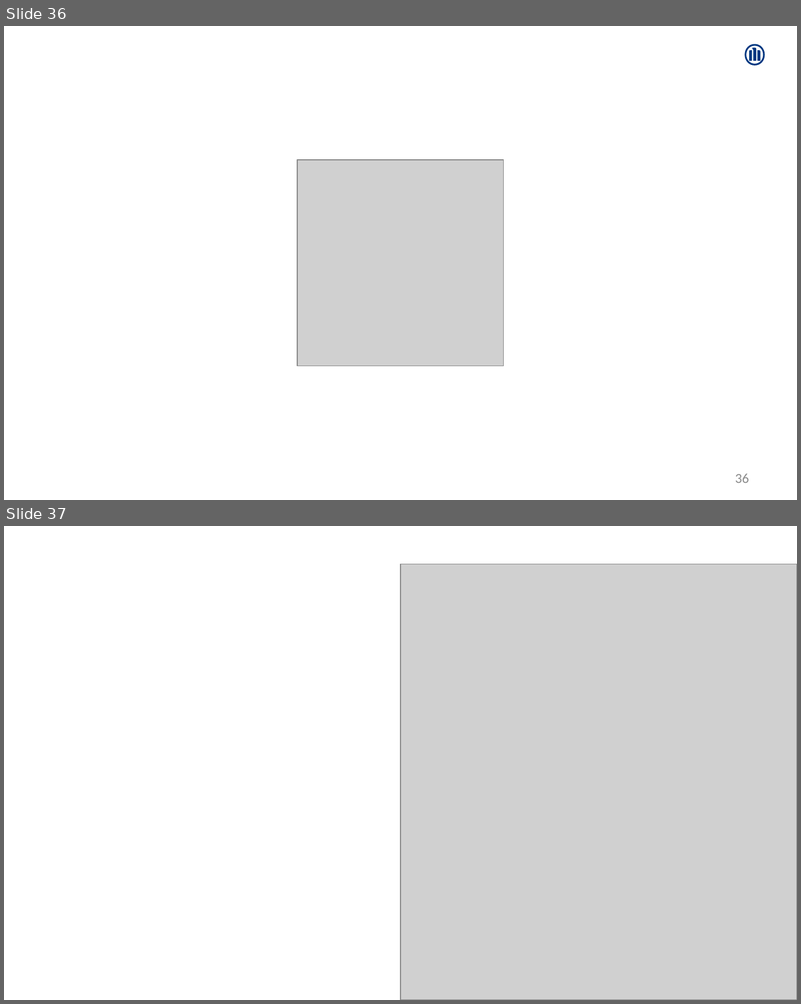
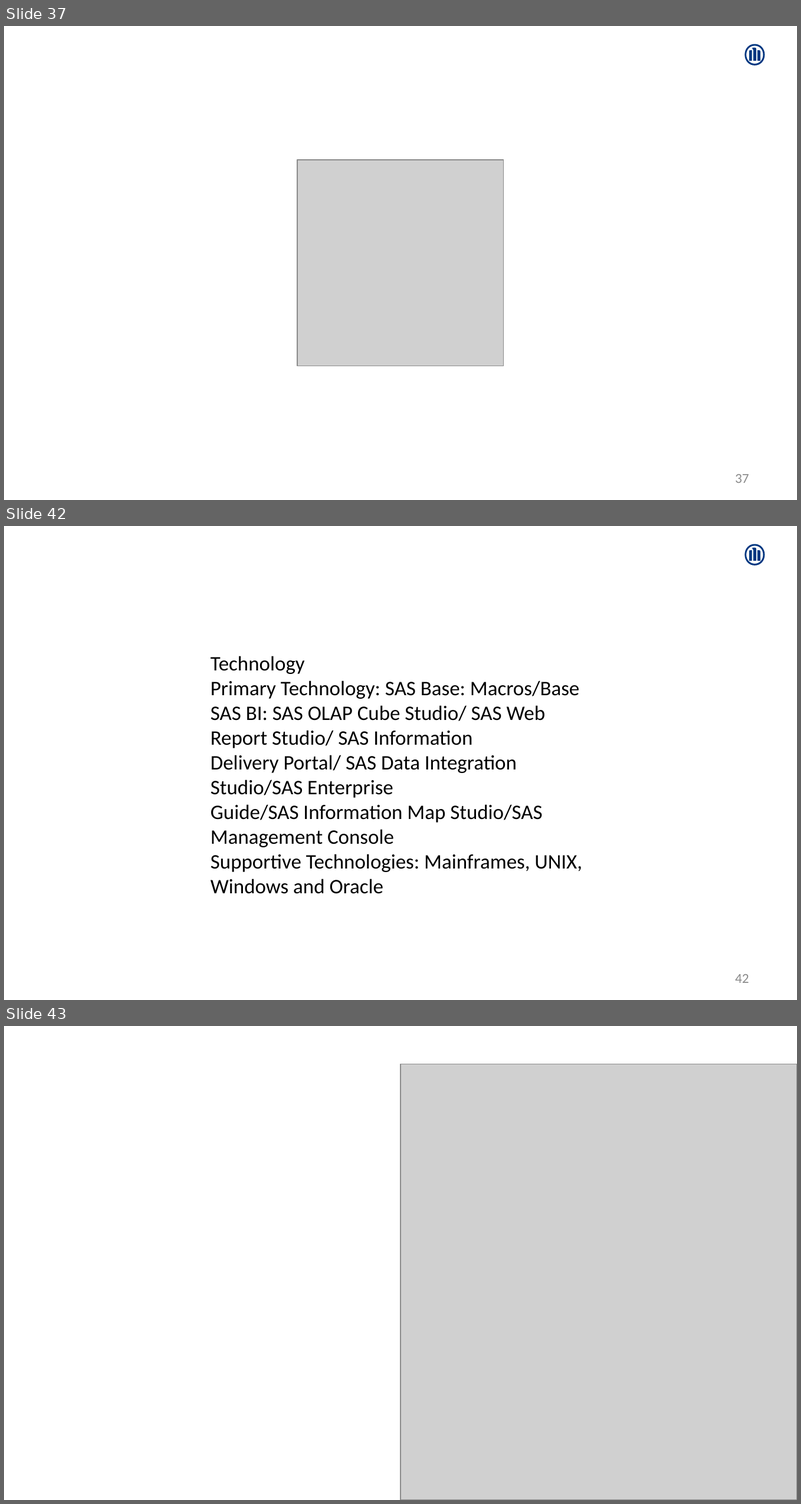
Before and after one commit to Amrutha-Mohan/UpdatedProjects, a slide deck: AmruthaMohan.pptx. Shown one above the other, each under a label of ours: slides 36 and 37 before the commit, slides 37, 42 and 43 after it; the slides between them are not shown. The pictures are 801x1004 and 801x1504 pixels, drawn with LibreOffice and Linux fonts; fonts in the diff are those of the drawing; grey boxes stand for pictures; background and template pictures are left out. Boxes give left, top, right and bottom in pixels: in the first picture for what was removed or moved away, otherwise in the second. Text is boxed around its words. In the diff, an @@ line names an element or a change of style, - is before the commit and + after.

```diff
--- a/AmruthaMohan.pptx
+++ b/AmruthaMohan.pptx
@@ slide 42 added at <box>4,526,797,1000</box>, background #FFFFFF; not listed: 1 template element that a slide beside it also shows @@
@@ text added at <box>210,656,582,894</box>, 18 pt, text #000000 @@
+Technology
+Primary Technology: SAS Base: Macros/Base
+SAS BI: SAS OLAP Cube Studio/ SAS Web Report Studio/ SAS Information
+Delivery Portal/ SAS Data Integration Studio/SAS Enterprise
+Guide/SAS Information Map Studio/SAS Management Console
+Supportive Technologies: Mainframes, UNIX, Windows and Oracle
@@ page number added at <box>735,974,749,983</box>, 12 pt, text #8C8C8C @@
+42
@@ what was slide 36 is now slide 37 @@
@@ page number at <box>735,474,749,483</box>: text changed @@
-36
+37
@@ what was slide 37 is now slide 43 @@
```
Also in this commit, not shown: 4 slides changed, 6 other slides added, 1 slide removed.
